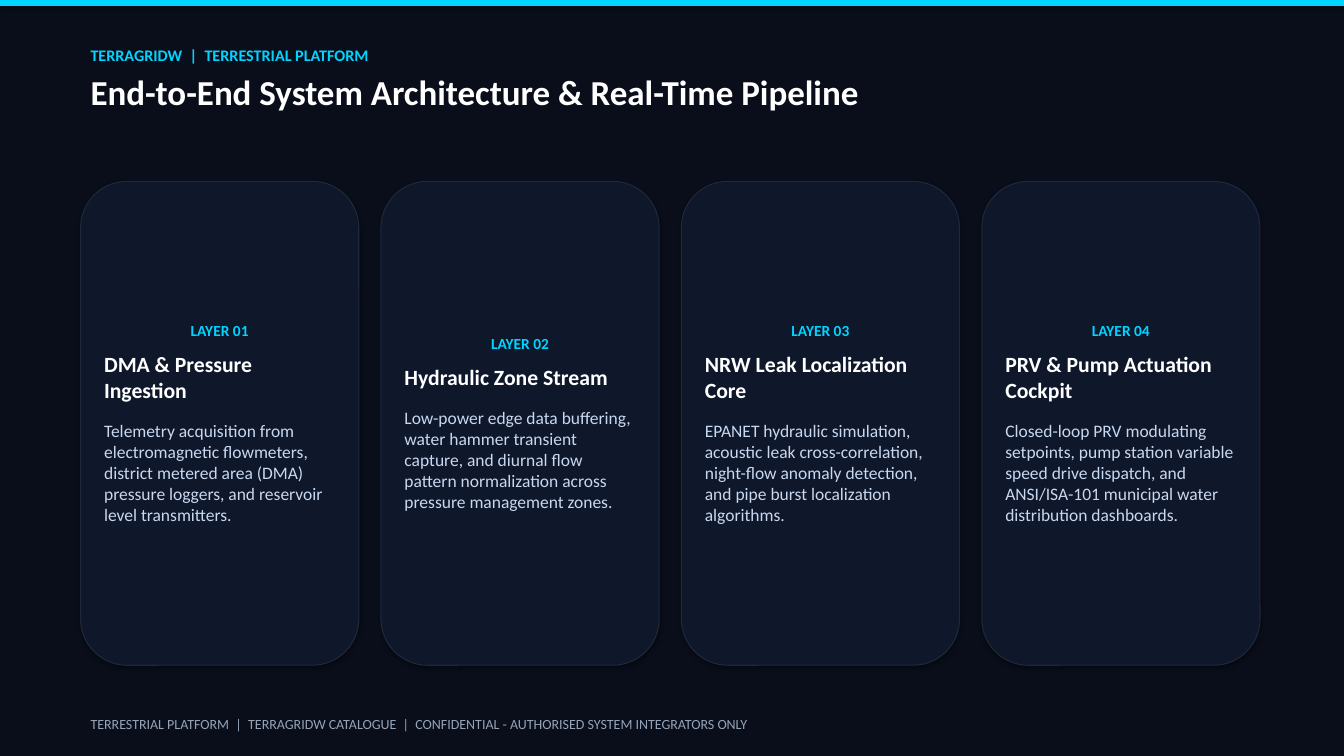
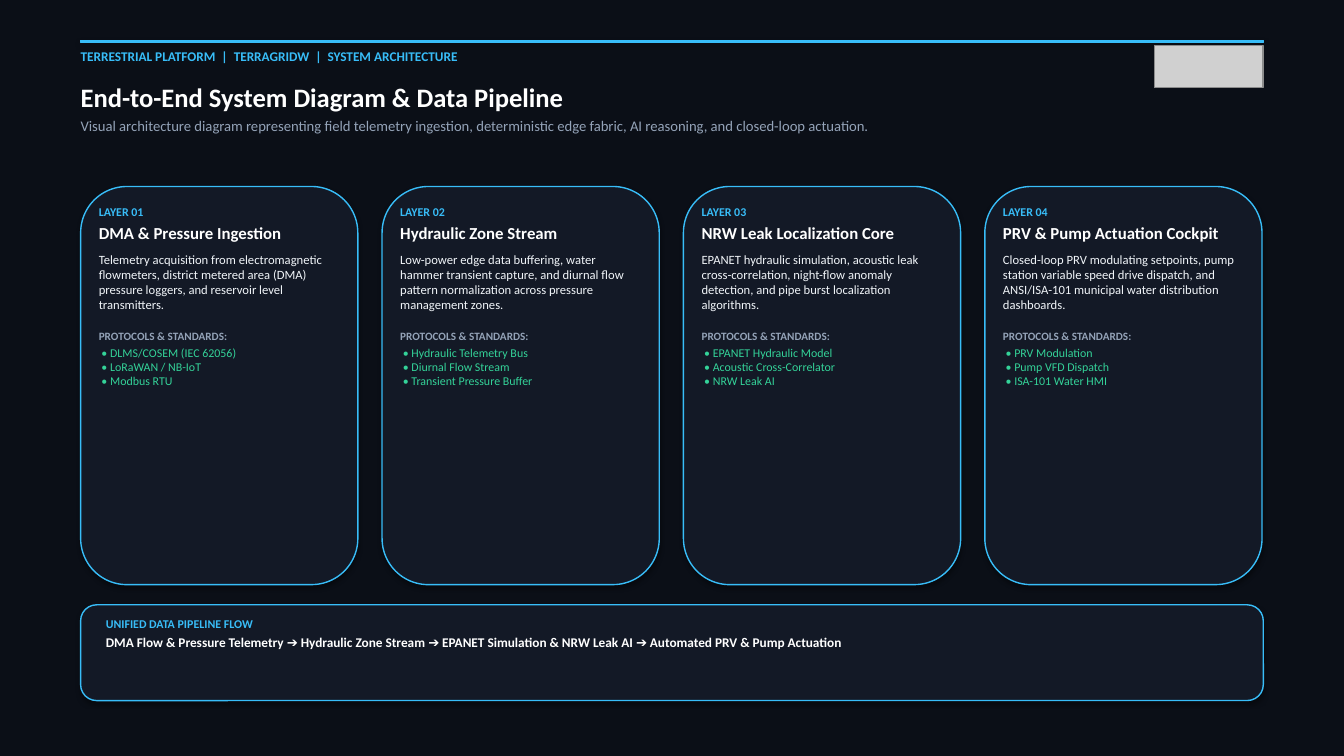
Before and after one commit to terrestrialplatform/terrestrial.cloud, a slide deck: slide 6 of catalogues/TerraGridW_Catalogue.pptx (slide 5 before the commit). Drawn at 1344x756 pixels with LibreOffice and Linux fonts; fonts in the diff are those of the drawing; grey boxes stand for pictures. Boxes give left, top, right and bottom in pixels: in the first picture for what was removed or moved away, otherwise in the second. Text is boxed around its words. In the diff, an @@ line names an element or a change of style, - is before the commit and + after.

```diff
--- a/catalogues/TerraGridW_Catalogue.pptx
+++ b/catalogues/TerraGridW_Catalogue.pptx
@@ rectangle at <box>0,0,1344,756</box>: fill #0A0E1A to #0B0F17 @@
@@ rectangle: place and size @@
-rectangle at <box>0,0,1344,6</box>
+rectangle at <box>81,40,1263,42</box>
@@ rectangle at <box>81,40,1263,42</box>: fill #00D4FF to #38BDF8; outline none to #38BDF8 0.75 pt @@
@@ text at <box>81,52,457,61</box>: text changed; size 25 to 9.5 pt; text colour #FFFFFF to #38BDF8 @@
-TERRAGRIDW | TERRESTRIAL PLATFORM
-End-to-End System Architecture & Real-Time Pipeline
+TERRESTRIAL PLATFORM | TERRAGRIDW | SYSTEM ARCHITECTURE
@@ picture added at <box>1154,45,1263,88</box> @@
@@ text added at <box>81,88,868,134</box>, 10.5 pt, text #94A3B8 @@
+End-to-End System Diagram & Data Pipeline
+Visual architecture diagram representing field telemetry ingestion, deterministic edge fabric, AI reasoning, and closed-loop actuation.
@@ rounded rectangle added at <box>81,187,358,585</box>, fill #131926, outline #38BDF8 1 pt @@
@@ vertical alignment middle to top; fill #0F172A to none; outline #1E293B 0.75 pt to none; shadow off in 4 elements at <box>1003,208,1234,385</box>, <box>400,208,623,385</box>, <box>702,208,918,385</box>, <box>99,208,322,385</box> @@
@@ text at <box>99,208,322,309</box>: size 11 to 8.5 pt, text colour #00D4FF to #38BDF8 in "LAYER 01"; size 15.5 to 12 pt in "DMA & Pressure Ingestion"; size 12.5 to 9 pt, text colour #C8D8F0 to #F1F5F9 in "Telemetry acquisition from electromagnetic flowmeters, distr ..."; alignment centre to left; less space between paragraphs; more space between paragraphs @@
@@ text "LAYER 01": place and size @@
-text "LAYER 01" at <box>81,181,359,665</box>
+text "LAYER 01" at <box>99,208,322,385</box>
@@ rounded rectangle added at <box>382,187,659,585</box>, fill #131926, outline #38BDF8 1 pt @@
@@ text at <box>400,208,623,311</box>: size 11 to 8.5 pt, text colour #00D4FF to #38BDF8 in "LAYER 02"; size 15.5 to 12 pt in "Hydraulic Zone Stream"; size 12.5 to 9 pt, text colour #C8D8F0 to #F1F5F9 in "Low-power edge data buffering, water hammer transient ..."; alignment centre to left; less space between paragraphs; more space between paragraphs @@
@@ text "LAYER 02": place and size @@
-text "LAYER 02" at <box>381,181,659,665</box>
+text "LAYER 02" at <box>400,208,623,385</box>
@@ rounded rectangle added at <box>684,187,961,585</box>, fill #131926, outline #38BDF8 1 pt @@
@@ text at <box>702,208,918,311</box>: size 11 to 8.5 pt, text colour #00D4FF to #38BDF8 in "LAYER 03"; size 15.5 to 12 pt in "NRW Leak Localization Core"; size 12.5 to 9 pt, text colour #C8D8F0 to #F1F5F9 in "EPANET hydraulic simulation, acoustic leak cross-correlation ..."; alignment centre to left; less space between paragraphs; more space between paragraphs @@
@@ text "LAYER 03": place and size @@
-text "LAYER 03" at <box>682,181,960,665</box>
+text "LAYER 03" at <box>702,208,918,385</box>
@@ rounded rectangle added at <box>985,187,1262,585</box>, fill #131926, outline #38BDF8 1 pt @@
@@ text at <box>1003,208,1234,309</box>: size 11 to 8.5 pt, text colour #00D4FF to #38BDF8 in "LAYER 04"; size 15.5 to 12 pt in "PRV & Pump Actuation Cockpit"; size 12.5 to 9 pt, text colour #C8D8F0 to #F1F5F9 in "Closed-loop PRV modulating setpoints, pump station variable ..."; alignment centre to left; less space between paragraphs; more space between paragraphs @@
@@ text "LAYER 04": place and size @@
-text "LAYER 04" at <box>982,181,1260,665</box>
+text "LAYER 04" at <box>1003,208,1234,385</box>
@@ text at <box>99,332,236,385</box>: paragraphs added @@
+PROTOCOLS & STANDARDS:
+• DLMS/COSEM (IEC 62056)
+• LoRaWAN / NB-IoT
+• Modbus RTU
@@ text at <box>400,332,532,385</box>: paragraphs added @@
+PROTOCOLS & STANDARDS:
+• Hydraulic Telemetry Bus
+• Diurnal Flow Stream
+• Transient Pressure Buffer
@@ text at <box>702,332,835,385</box>: paragraphs added @@
+PROTOCOLS & STANDARDS:
+• EPANET Hydraulic Model
+• Acoustic Cross-Correlator
+• NRW Leak AI
@@ text at <box>1003,332,1131,385</box>: paragraphs added @@
+PROTOCOLS & STANDARDS:
+• PRV Modulation
+• Pump VFD Dispatch
+• ISA-101 Water HMI
@@ rounded rectangle added at <box>81,605,1263,701</box>, fill #131926, outline #38BDF8 1 pt @@
@@ text added at <box>106,620,842,649</box>, 9.5 pt, text #FFFFFF, bold @@
+UNIFIED DATA PIPELINE FLOW
+DMA Flow & Pressure Telemetry ➔ Hydraulic Zone Stream ➔ EPANET Simulation & NRW Leak AI ➔ Automated PRV & Pump Actuation
@@ text removed at <box>91,720,748,729</box> @@
-TERRESTRIAL PLATFORM | TERRAGRIDW CATALOGUE | CONFIDENTIAL - AUTHORISED SYSTEM INTEGRATORS ONLY
```
Also in this commit, not shown: 3 other slides changed, 3 slides added, 2 slides removed, 45 other files.
